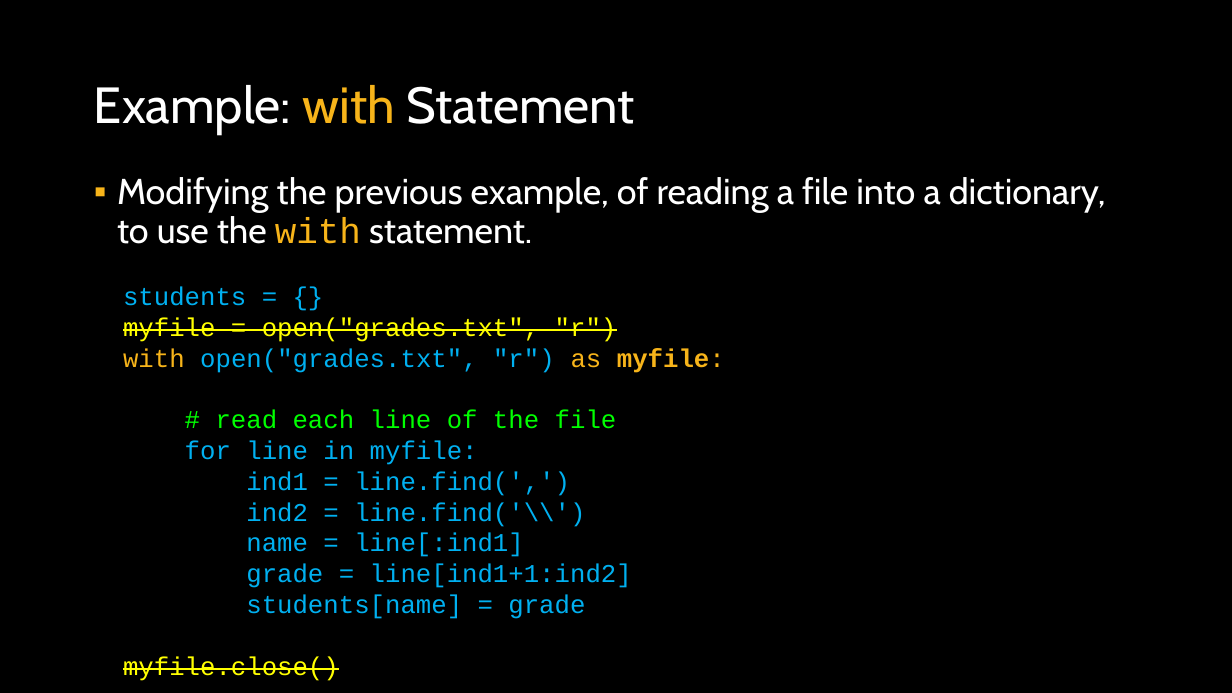
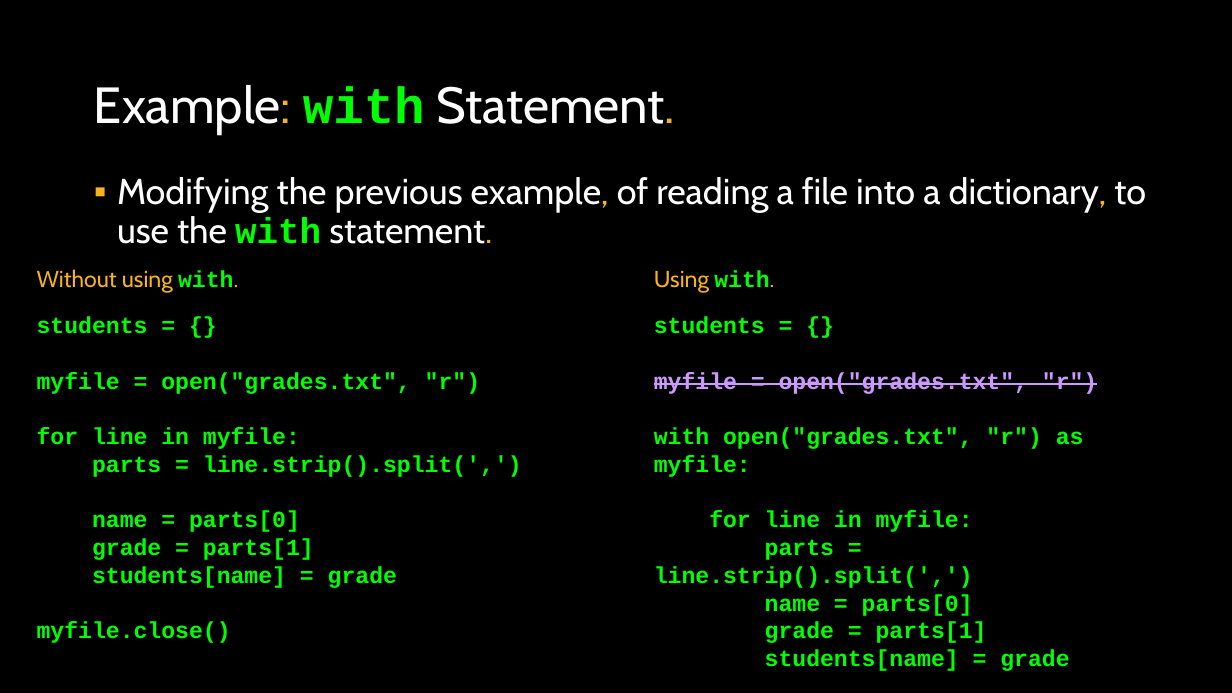
Before and after one commit to APS106/APS106-winter-2026-goodfellow-sutton, a slide deck: slide 9 of lectures/week11/lecture2/slides/week11_lecture2.pptx (slide 11 before the commit). Drawn at 1232x693 pixels with LibreOffice and Linux fonts; fonts in the diff are those of the drawing; background and template pictures are left out. Boxes give left, top, right and bottom in pixels: in the first picture for what was removed or moved away, otherwise in the second. Text is boxed around its words. In the diff, an @@ line names an element or a change of style, - is before the commit and + after.

```diff
--- a/lectures/week11/lecture2/slides/week11_lecture2.pptx
+++ b/lectures/week11/lecture2/slides/week11_lecture2.pptx
@@ title at [94, 85, 675, 134]: text changed @@
-Example: with Statement
+Example: with Statement.
@@ text "Modifying the previous example, of ..." at [117, 177, 1146, 244]: text colour #FFFFFF to #F7B41A in "example, dictionary, statement."; text colour #F7B41A to #00FF00, bold on in "with" @@
@@ text added at [37, 269, 238, 293], 18 pt, text #F7B41A @@
+Without using with.
@@ text added at [654, 270, 774, 293], 18 pt, text #F7B41A @@
+Using with.
@@ text added at [37, 317, 522, 588], 18 pt, text #00FF00, bold @@
+students = {}
+myfile = open("grades.txt", "r")
+for line in myfile:
+parts = line.strip().split(',')
+name = parts[0]
+grade = parts[1]
+students[name] = grade
+myfile.close()
@@ text "students = {}": place and size @@
-text "students = {}" at [123, 286, 725, 681]
+text "students = {}" at [654, 317, 1097, 671]
@@ text at [654, 317, 1097, 671]: size 20 to 18 pt, bold on in "students = {}", "myfile = open("grades.txt", "r")", "with open("grades.txt", "r") as myfile:", "for line in myfile:" and 2 more places; text colour #00B0F0 to #00FF00 in "students = {}", "open("grades.txt", "r")", "for line in myfile:", "students[name] = grade"; text colour #FFFF00 to #CC99FF in "myfile = open("grades.txt", "r")", "myfile.close()"; text colour #F7B41A to #00FF00 in "with as myfile:" @@
@@ text at [216, 409, 617, 429]: paragraph removed @@
-# read each line of the file
@@ text at [654, 539, 987, 643]: text changed; size 20 to 18 pt; text colour #00B0F0 to #00FF00; bold on @@
-ind1 = line.find(',')
-ind2 = line.find('\\')
-name = line[:ind1]
-grade = line[ind1+1:ind2]
+parts = line.strip().split(',')
+name = parts[0]
+grade = parts[1]
```
Also in this commit, not shown: 23 other slides changed, 2 slides added, 5 slides removed, 17 other files.
